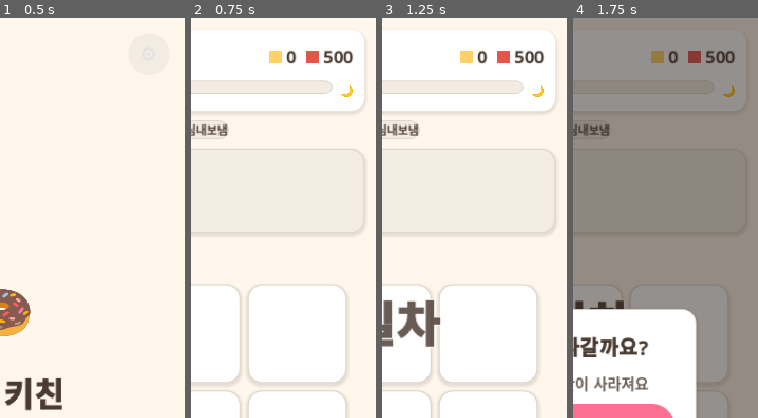
Above: before the commit, frames 1-4 (left to right).
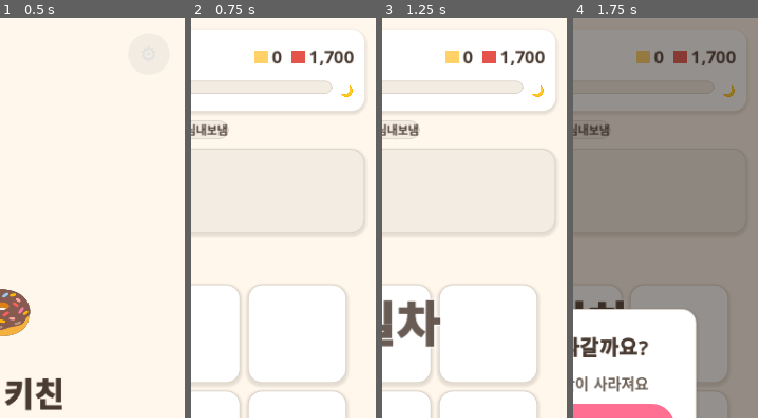
Above: after the commit, the same moments.

Repository: yellyB/game-slot-kitchen
Game: Godot game, scene res://scenes/Main.tscn
Two runs of this game, one before a commit and one after it. Both use one fixed random seed, a clock stepped at 60 frames per second and the inputs below. Sound files missing from this copy of the repository are replaced by a short silence.
Inputs:
- Up to frame 1 (0.5 s): no input
- Up to frame 2 (0.75 s): click "시작" at 0.5 s
- Up to frame 3 (1.25 s): no input
- Up to frame 4 (1.75 s): click "🏠" at 1.25 s
The pictures show only the part of the screen within x 50-100%, y 0-50%; the shares and areas given below are measured in that part.

Frame 1 is identical in both runs. In frame 2, 1.2% of the frame differs, in the area x 34-89%, y 8-12%; in frame 3, 1.2%; in frame 4, 1.1%.

Commit message:
난이도 튜닝: 가게세 상향(×3.4) — 빈 로드아웃 생존 sim 100%→67.5%
레벨 곡선 형태 유지하며 전체 상향 → '잘 굴려야 통과' 난이도.
실패는 후반(4~5일차) 집중. sim 승률 67.5%, 18 PASS.

Co-Authored-By: Claude Opus 4.8 (1M context) <noreply@anthropic.com>

Diff:
--- a/data/levels.gd
+++ b/data/levels.gd
@@ -5,12 +5,14 @@
 ## 금액 단위: 가장 싼 메뉴(커피)=100. rent도 같은 스케일.
 
 const DAYS := [
-	{"rent": 500,   "per_wave": 11},  # 1일차 (손님 33) — 손님은 처음부터 꽤 옴(완만한 곡선)
-	{"rent": 2500,  "per_wave": 12},  # 2일차 (손님 36)
-	{"rent": 8000,  "per_wave": 13},  # 3일차 (손님 39) — 재투자 압박은 가게세로
-	{"rent": 15000, "per_wave": 13},  # 4일차 (손님 39) — 빡빡
-	{"rent": 27000, "per_wave": 14},  # 5일차 (손님 42) — 생존 압박(잘못하면 폐업)
+	{"rent": 1700,  "per_wave": 11},  # 1일차 (손님 33) — 온보딩, 사실상 통과
+	{"rent": 8500,  "per_wave": 12},  # 2일차 (손님 36)
+	{"rent": 27000, "per_wave": 13},  # 3일차 (손님 39) — 압박 시작(재투자 판단)
+	{"rent": 51000, "per_wave": 13},  # 4일차 (손님 39) — 빡빡
+	{"rent": 92000, "per_wave": 14},  # 5일차 (손님 42) — 생존 압박(잘못하면 폐업)
 ]
+# 튜닝: 빈 로드아웃 생존 sim ~66%("잘 굴려야 통과") 목표로 가게세 상향(구 곡선 ×3.4).
+# 실패는 후반(4~5일차)에 집중 → 초반 온보딩 / 후반 생존압박 곡선.
 
 static func count() -> int:
 	return DAYS.size()
